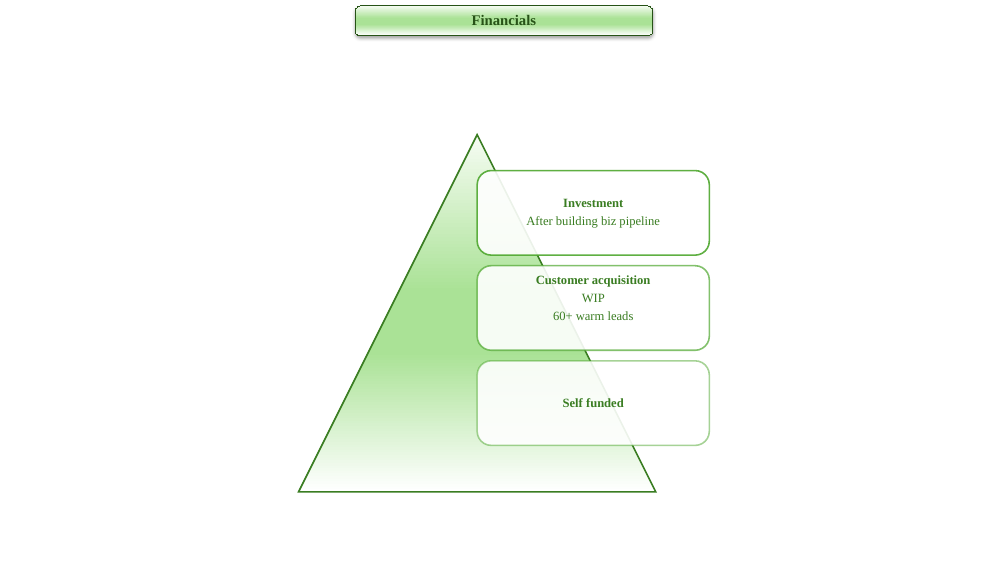
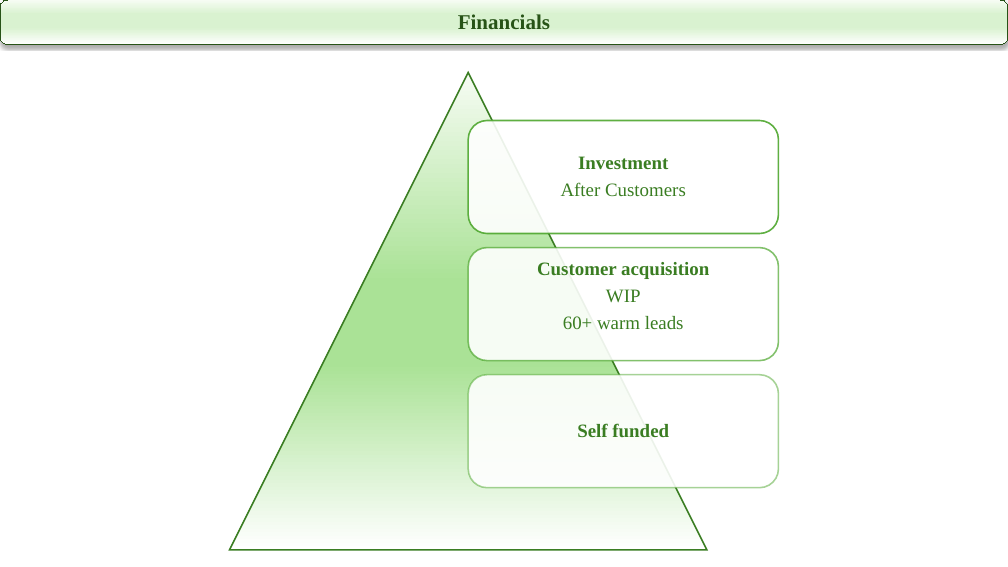
Before and after one commit to rktumuluri63/VC_RK_Investment, a slide deck: slide 13 of Agenda/Girish_Rishi_VisCommerce.pptx (slide 12 before the commit). Drawn at 1008x567 pixels with LibreOffice and Linux fonts; fonts in the diff are those of the drawing. Boxes give left, top, right and bottom in pixels: in the first picture for what was removed or moved away, otherwise in the second. Text is boxed around its words. In the diff, an @@ line names an element or a change of style, - is before the commit and + after.

```diff
--- a/Agenda/Girish_Rishi_VisCommerce.pptx
+++ b/Agenda/Girish_Rishi_VisCommerce.pptx
@@ rounded rectangle "Financials": place and size @@
-rounded rectangle "Financials" at box(355, 6, 653, 36)
+rounded rectangle "Financials" at box(0, 0, 1008, 45)
@@ rounded rectangle "Financials" at box(0, 0, 1008, 45): size 14 to 20 pt; fill gradient #F6FCF3 to #AAE296 to #FFFFFF to gradient #F6FCF3 to #D9F2D0 to #FFFFFF @@
@@ triangle: place and size @@
-triangle at box(299, 135, 656, 492)
+triangle at box(230, 73, 707, 550)
@@ rounded rectangle: place and size @@
-rounded rectangle at box(477, 171, 709, 256)
+rounded rectangle at box(468, 120, 778, 233)
@@ text "Investment": place and size @@
-text "Investment" at box(526, 198, 659, 228)
+text "Investment" at box(561, 156, 686, 196)
@@ text at box(578, 156, 668, 170): size 12 to 18 pt in "Investment"; more space between paragraphs @@
@@ text at box(561, 182, 686, 196): text changed; size 12 to 18 pt @@
-After building biz pipeline
+After Customers
@@ rounded rectangle: place and size @@
-rounded rectangle at box(477, 265, 709, 350)
+rounded rectangle at box(468, 248, 778, 361)
@@ text "Customer acquisition": place and size @@
-text "Customer acquisition" at box(536, 275, 651, 320)
+text "Customer acquisition" at box(537, 262, 709, 329)
@@ text "Customer acquisition" at box(537, 262, 709, 329): size 12 to 18 pt; more space between paragraphs; indent changed @@
@@ rounded rectangle: place and size @@
-rounded rectangle at box(477, 361, 709, 445)
+rounded rectangle at box(468, 375, 778, 488)
@@ text "Self funded": place and size @@
-text "Self funded" at box(563, 398, 624, 407)
+text "Self funded" at box(577, 423, 669, 437)
@@ text "Self funded" at box(577, 423, 669, 437): size 12 to 18 pt; more space between paragraphs @@
```
Also in this commit, not shown: 7 other slides changed, 6 slides added, 5 slides removed.
